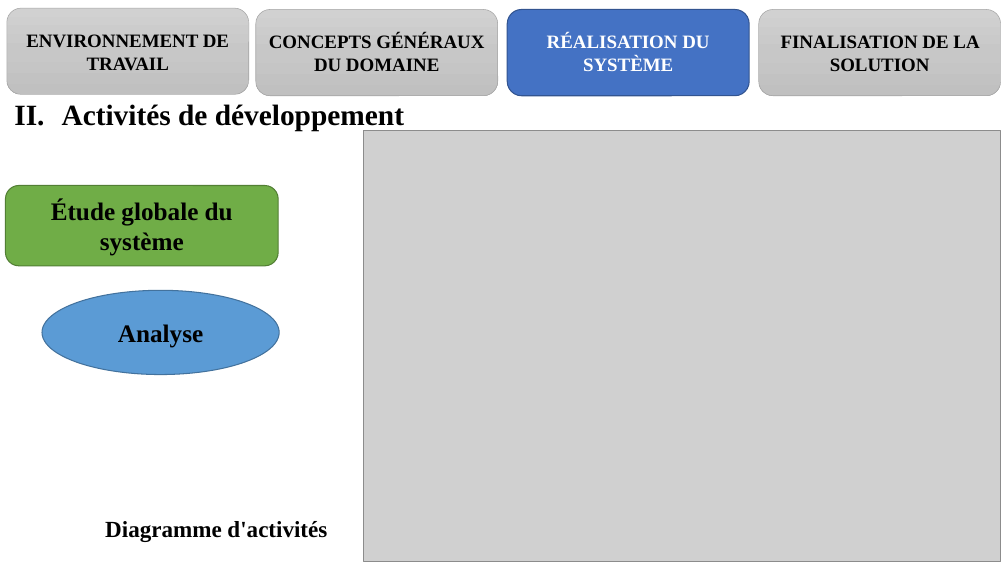
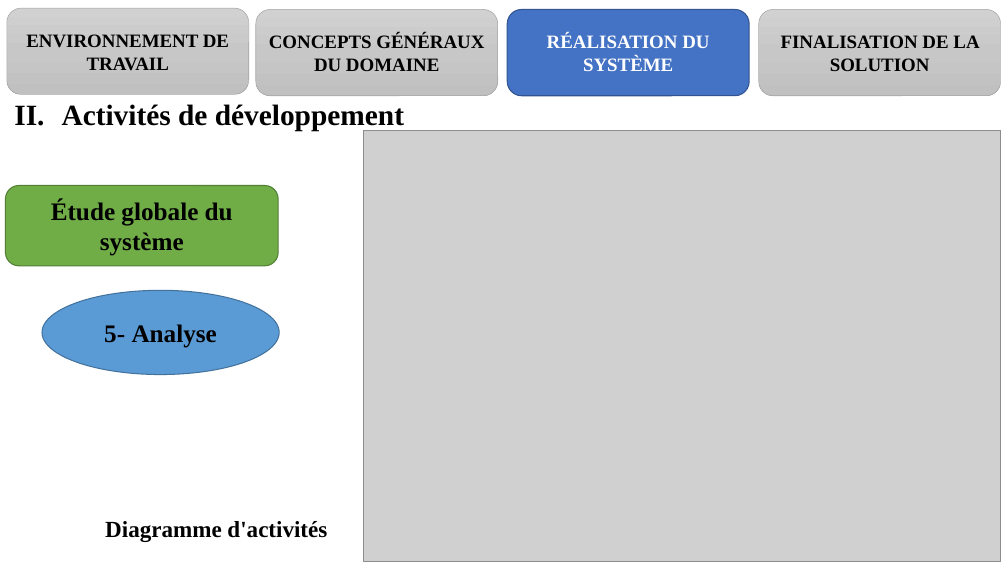
Before and after one commit to melaken/distdocs, a slide deck: slide 21 of Documents/theme/diapo.pptx. Drawn at 1008x567 pixels with LibreOffice and Linux fonts; fonts in the diff are those of the drawing; grey boxes stand for pictures. Boxes give left, top, right and bottom in pixels: in the first picture for what was removed or moved away, otherwise in the second. Text is boxed around its words. In the diff, an @@ line names an element or a change of style, - is before the commit and + after.

```diff
--- a/Documents/theme/diapo.pptx
+++ b/Documents/theme/diapo.pptx
@@ text in ellipse at bbox=[104, 324, 217, 348]: text changed @@
-Analyse
+5- Analyse
```
Also in this commit, not shown: 12 other slides changed, 35 other files.
